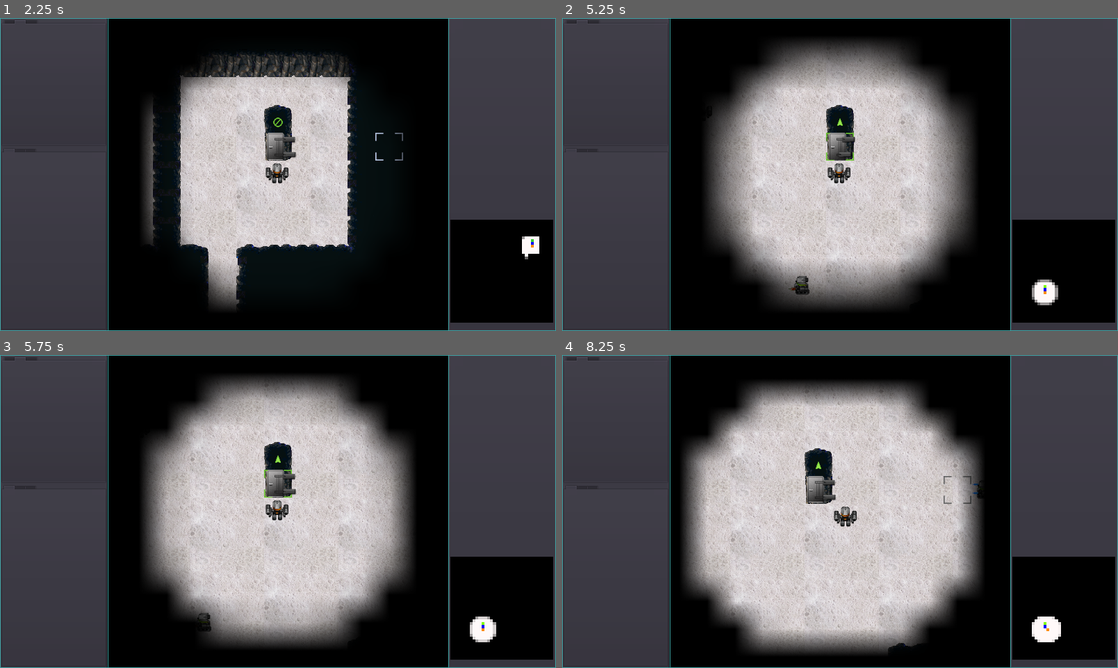
Above: before the commit, frames 1-4 (two rows, left to right).
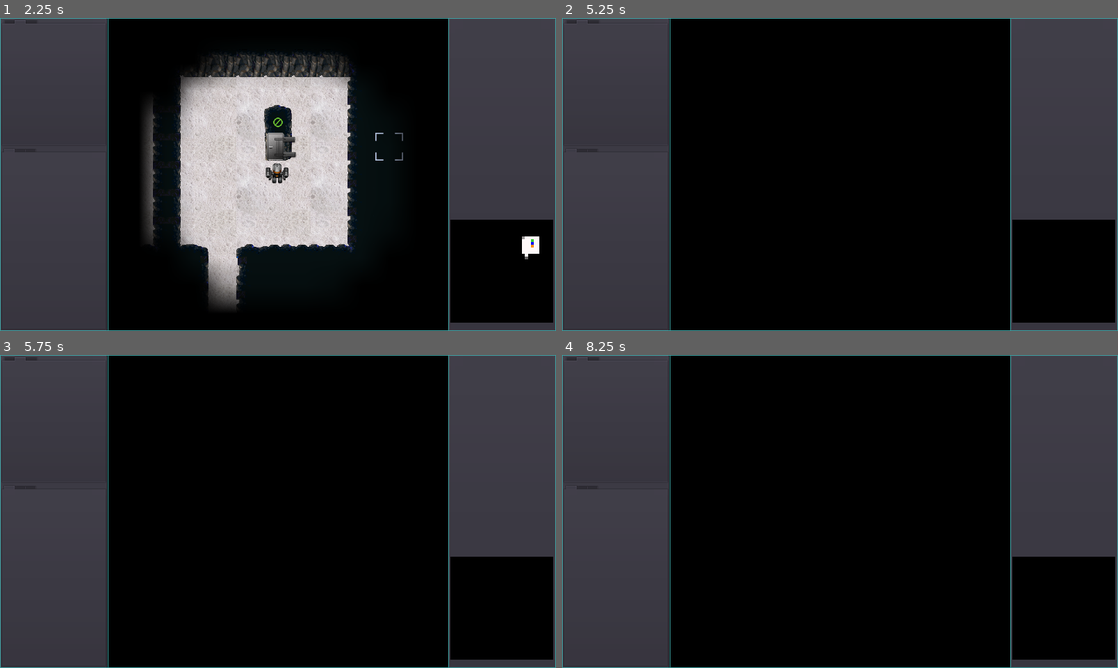
Above: after the commit, the same moments.

Repository: sarrowsmith/quasidroid
Game: Godot game, scene res://Main.tscn
Two runs of this game, one before a commit and one after it. Both use one fixed random seed, a clock stepped at 60 frames per second and the inputs below. Sound files missing from this copy of the repository are replaced by a short silence.
Inputs (mouse positions are in pixels of both pictures, inside the frame that each line leads up to):
- Up to frame 1 (2.25 s): click (294, 165) at 0.52 s; type "12" at 0.6 s; click "New from Seed" at 1.25 s; tap Enter at 2 s; move the mouse to (400, 158) at 2.02 s; tap R at 2.1 s; click (400, 158) at 2.17 s
- Up to frame 2 (5.25 s): tap Space at 2.27, 3.02, 4.52 s; tap Delete (map_reset) at 2.75 s; move the mouse to (728, 190) at 2.77 s; hold S 2.78-3.53 s; tap Q at 2.85 s; move the mouse to (895, 105) at 3.52 s; tap F at 3.6 s; move the mouse to (812, 237) at 4.27 s; tap U at 4.35 s; click (812, 237) at 4.42 s; move the mouse to (1006, 221) at 5.02 s; hold S from 5.03 s (still down); tap O at 5.1 s
- Up to frame 3 (5.75 s): keep holding S; tap Space at 5.27 s
- Up to frame 4 (8.25 s): move the mouse to (673, 464) at 5.77 s; tap P at 5.85 s; tap Space at 6.02, 7.52 s; tap Backspace (cursor_reset) at 6.5 s; move the mouse to (867, 511) at 6.52 s; tap R at 6.6 s; click (867, 511) at 6.67 s; tap Delete (map_reset) at 7.25 s; move the mouse to (756, 433) at 7.27 s; release S at 7.28 s; tap Q at 7.35 s; move the mouse to (962, 495) at 8.02 s; tap F at 8.1 s

Frame 1 is identical in both runs. In frame 2, 34% of the frame differs, in the area x 25-90%, y 7-93%; in frame 3, 36%; in frame 4, 40%, in the area x 21-90%, y 8-96%.

Commit message:
Fix diagonal movement problems. I'm pretty sure. Turned out to be really simple.

Diff:
--- a/robots/Player.gd
+++ b/robots/Player.gd
@@ -152,7 +152,7 @@
 						shoot(direction)
 					else:
 # warning-ignore:return_value_discarded
-						action(direction)
+						action(direction, true, level.cursor.location)
 
 
 func show_info(optional=false):
--- a/robots/Robot.gd
+++ b/robots/Robot.gd
@@ -200,11 +200,12 @@
 		set_sprite()
 
 
-func action(direction: Vector2, really=true) -> int: # -> enum
+func action(direction: Vector2, really=true, target=Vector2.ZERO) -> int: # -> enum
 	facing = direction
-	var target = target()
+	if target == Vector2.ZERO:
+		target = target()
 	if really:
-		moves -= 1
+		moves -= ceil(location.distance_to(target))
 	var target_type = level.location_type(target)
 	match target_type:
 		Level.FLOOR:
